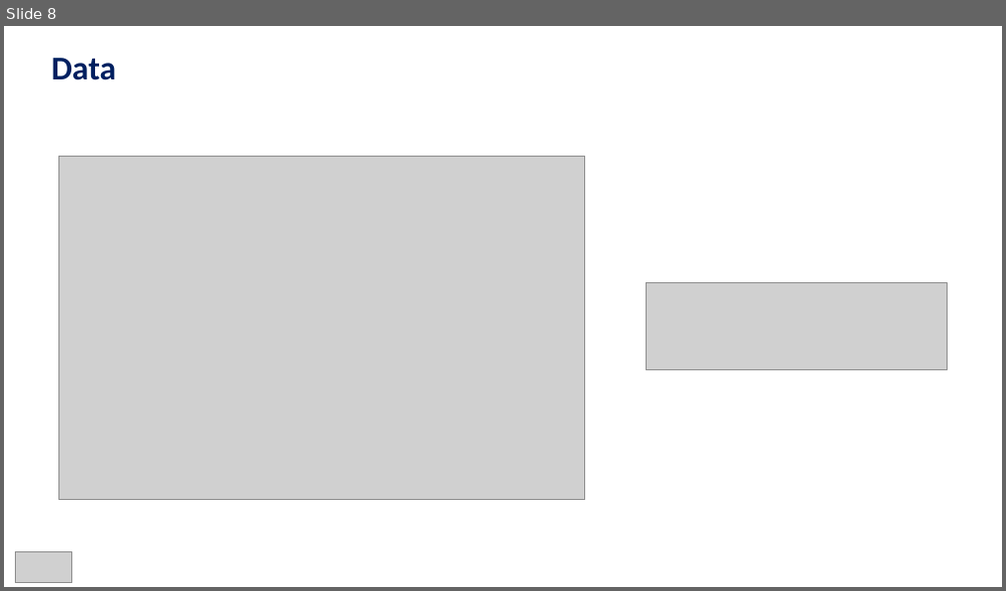
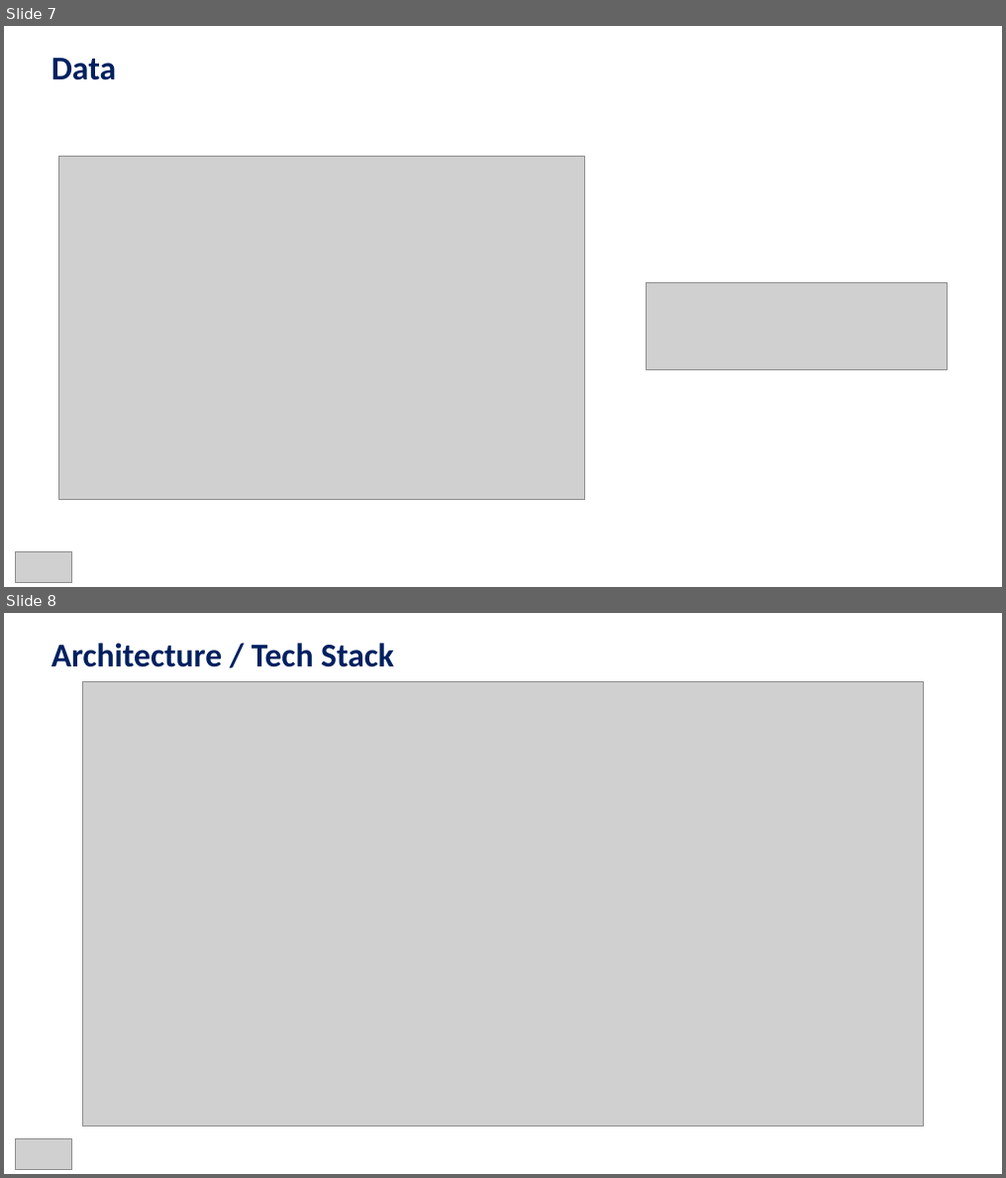
Before and after one commit to HenryQuillin/g380, a slide deck: NewsNudge-updated.pptx. Shown one above the other, each under a label of ours: slide 8 before the commit, slides 7 and 8 after it. The pictures are 1006x591 and 1006x1178 pixels, drawn with LibreOffice and Linux fonts; fonts in the diff are those of the drawing; grey boxes stand for pictures. Boxes give left, top, right and bottom in pixels: in the first picture for what was removed or moved away, otherwise in the second. Text is boxed around its words. In the diff, an @@ line names an element or a change of style, - is before the commit and + after.

```diff
--- a/NewsNudge-updated.pptx
+++ b/NewsNudge-updated.pptx
@@ slide 8 added at <box>4,613,1002,1174</box>, background #FFFFFF @@
@@ text added at <box>52,643,394,667</box>, 24 pt, text #002060, bold @@
+Architecture / Tech Stack
@@ picture added at <box>83,682,923,1126</box> @@
@@ picture added at <box>15,1140,72,1170</box> @@
@@ what was slide 8 is now slide 7 @@
```
Also in this commit, not shown: 4 slides changed.
